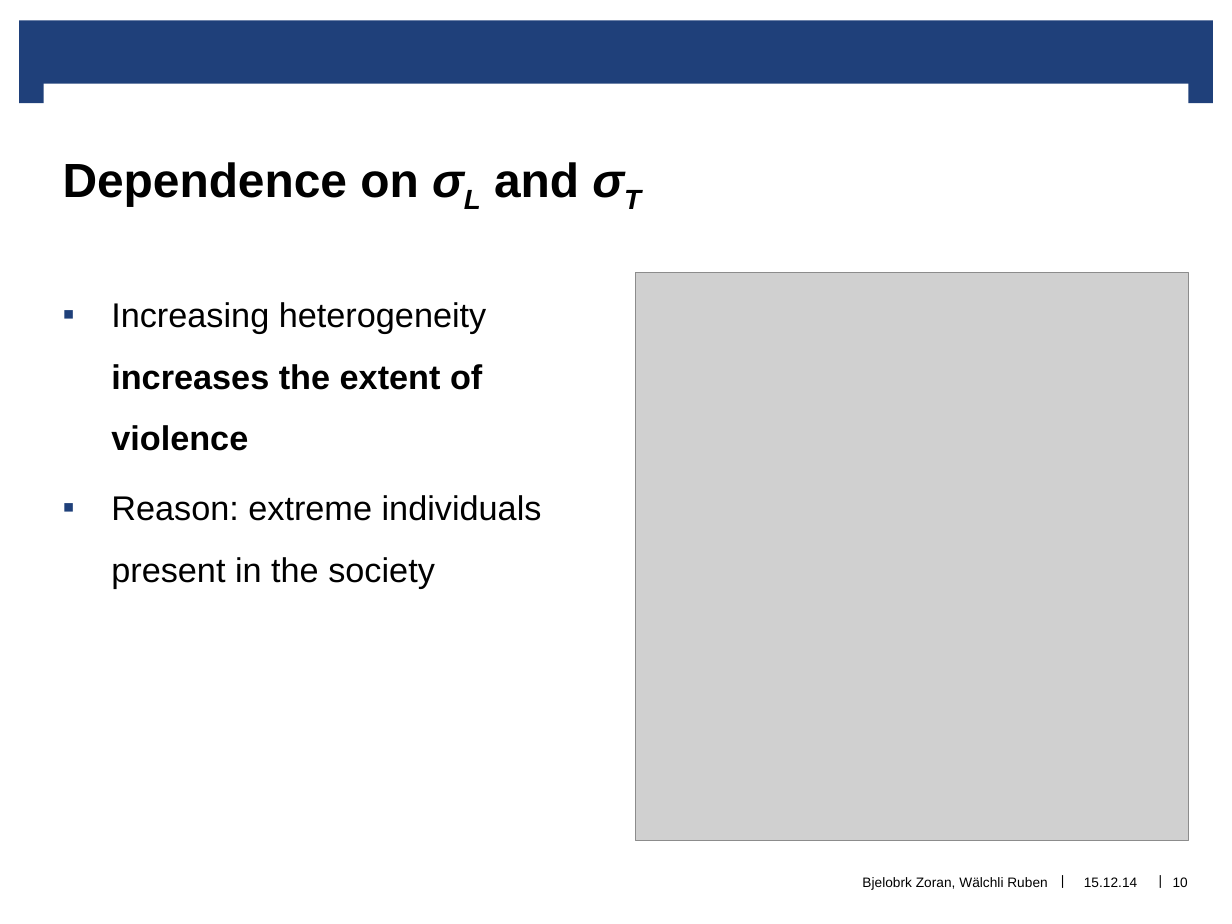
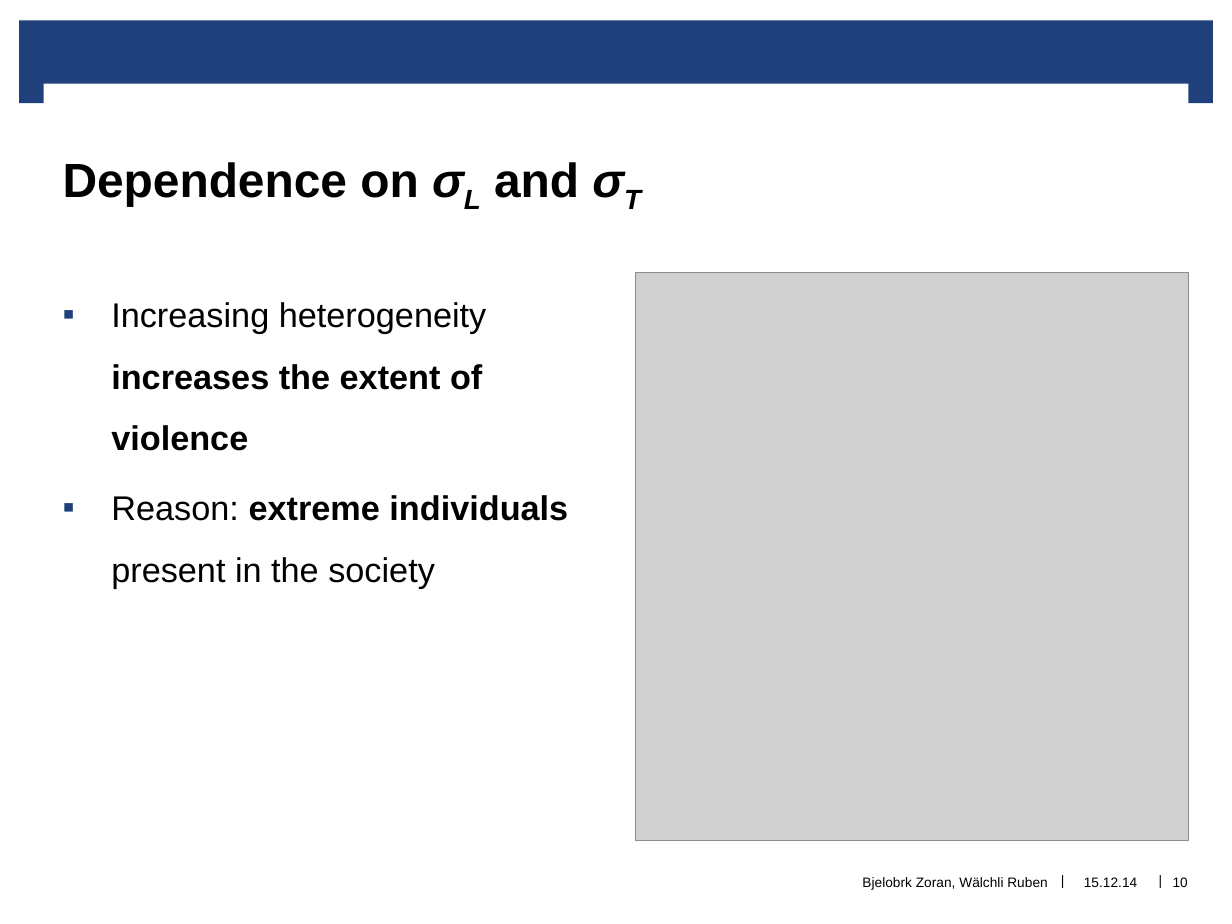
Before and after one commit to RWaelchli/genocide_modeling, a slide deck: slide 11 of presentation/final_pres.pptx. Drawn at 1232x924 pixels with LibreOffice and Linux fonts; fonts in the diff are those of the drawing; grey boxes stand for pictures; background and template pictures are left out. Boxes give left, top, right and bottom in pixels: in the first picture for what was removed or moved away, otherwise in the second. Text is boxed around its words. In the diff, an @@ line names an element or a change of style, - is before the commit and + after.

Commit message:
Update Presentation

```diff
--- a/presentation/final_pres.pptx
+++ b/presentation/final_pres.pptx
@@ text at <box>111,495,568,588</box>: bold on in "extreme individuals" @@
```
